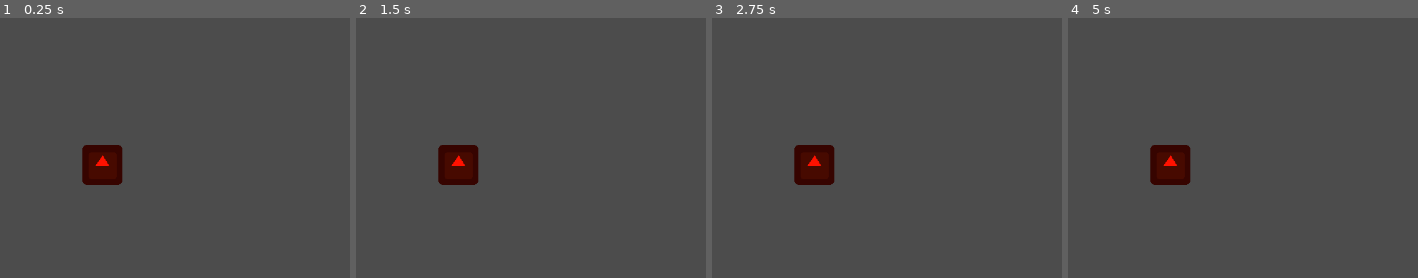
Above: before the commit, frames 1-4 (left to right).
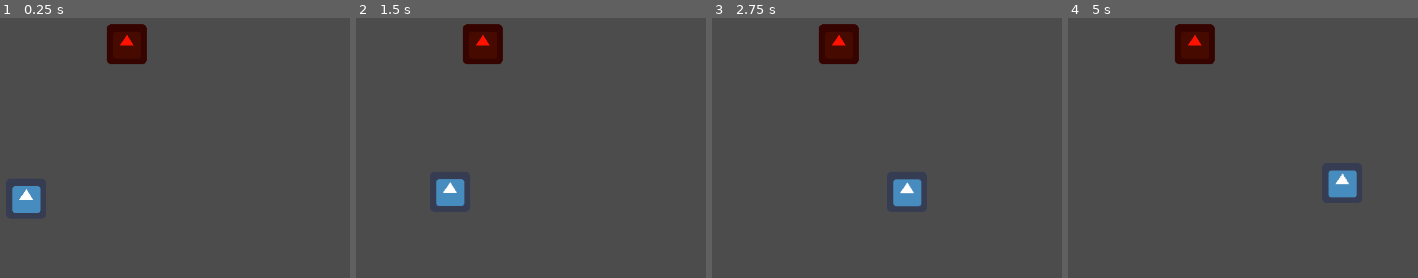
Above: after the commit, the same moments.

Repository: ktosox/GWJ66
Game: Godot game, scene res://experimental.tscn
Two runs of this game, one before a commit and one after it. Both use one fixed random seed, a clock stepped at 60 frames per second and the inputs below. The project has no main scene, so this scene is started directly. The engine's default icon, where the game draws it, is replaced by a stand-in: a white triangle on a blue panel in a dark square.
Inputs (mouse positions are in pixels of both pictures, inside the frame that each line leads up to):
- Up to frame 1 (0.25 s): no input
- Up to frame 2 (1.5 s): tap Enter at 0.5 s; move the mouse to (outside the picture) at 0.52 s; click (outside the picture) at 0.67 s; drag from (573, 246) to (outside the picture) at 1.27 s
- Up to frame 3 (2.75 s): move the mouse to (outside the picture) at 2.02 s; click (outside the picture) at 2.17 s
- Up to frame 4 (5 s): drag from (outside the picture) to (1204, 155) at 2.77 s; move the mouse to (outside the picture) at 3.52 s; click (outside the picture) at 3.67 s; drag from (1204, 155) to (1327, 111) at 4.27 s

The runs differ from the first frame. In frame 1, 4.3% of the frame differs, in the area x 3-42%, y 2-75%; in frame 2, 4.2%; in frame 3, 4.4%; in frame 4, 4.4%, in the area x 23-83%, y 2-70%.

Commit message:
WALKING IS DONE
finally
it took me way too much time, but I have now a walking that works

Diff:
--- a/Game/experimental.gd
+++ b/Game/experimental.gd
@@ -8,29 +8,29 @@
 
 # Called when the node enters the scene tree for the first time.
 func _ready():
-	map = Navigation2DServer.get_maps()[0]
+	map = Navigation2DServer.map_create()
 	Navigation2DServer.map_set_edge_connection_margin(map,35) # this one increases range of polygons connecting
-
-	Navigation2DServer.map_force_update(map) # this one is needed if I dont call a diffrent function like the one above
-	$Icon2/NavigationAgent2D.set_target_location($Icon.position)
-	$Icon2/NavigationAgent2D.set_navigation_map(map)
-#	var region = Navigation2DServer.region_create()
-#	var region2 = Navigation2DServer.region_create()
-#	Navigation2DServer.region_set_map(region,map)
-#	Navigation2DServer.region_set_map(region2,map)
-	#Navigation2DServer.region_set_navpoly(region,$NavigationPolygonInstance.navpoly)
-	#Navigation2DServer.region_set_navpoly(region2,$NavigationPolygonInstance2.navpoly)
-#	print(Navigation2DServer.region_get_connections_count(region) )
 
 
 
 
+	var region = Navigation2DServer.region_create()
+	var region2 = Navigation2DServer.region_create()
+	Navigation2DServer.region_set_map(region,map)
+	Navigation2DServer.region_set_map(region2,map)
+	Navigation2DServer.region_set_navpoly(region,$NavigationPolygonInstance.navpoly)
+	Navigation2DServer.region_set_navpoly(region2,$NavigationPolygonInstance2.navpoly)
+#	print(Navigation2DServer.region_get_connections_count(region) )
+	Navigation2DServer.map_force_update(map) # this one is needed if I dont call a diffrent function like the one above
 
-	pass # Replace with function body.
 
-func _physics_process(delta):
-	$Icon2.global_position = $Icon2/NavigationAgent2D.get_next_location()
 
+
+func _input(event : InputEvent):
+	if event.is_pressed() and event.is_class("InputEventMouseButton"):
+
+
+		$Escapee.move_to_point(get_global_mouse_position(),map)
 
 #
 ## Called every frame. 'delta' is the elapsed time since the previous frame.
--- a/Game/experimental.tscn
+++ b/Game/experimental.tscn
@@ -1,7 +1,8 @@
-[gd_scene load_steps=5 format=2]
+[gd_scene load_steps=7 format=2]
 
 [ext_resource path="res://experimental.gd" type="Script" id=1]
 [ext_resource path="res://icon.png" type="Texture" id=2]
+[ext_resource path="res://stuff/escapee/escapee.tscn" type="PackedScene" id=3]
 
 [sub_resource type="NavigationPolygon" id=1]
 vertices = PoolVector2Array( 550, 245, 911, 401, 408, 279, 404, 548, 334, 359, 286, 137, 369, 130, 117, 449, 301, 404, 69, 571, 217, 23, 489, 41, 180, 123, 80, 107, 21, 305, 189, 369, 577, 130 )
@@ -13,25 +14,25 @@
 polygons = [ PoolIntArray( 0, 1, 2, 3, 4 ) ]
 outlines = [ PoolVector2Array( 538, 326, 499, 309, 454, 415, 548, 512, 671, 476 ) ]
 
+[sub_resource type="Curve2D" id=5]
+_data = {
+"points": PoolVector2Array(  )
+}
+
 [node name="Experimental" type="Node2D"]
 script = ExtResource( 1 )
 
 [node name="NavigationPolygonInstance" type="NavigationPolygonInstance" parent="."]
 navpoly = SubResource( 1 )
 
-[node name="Icon" type="Sprite" parent="."]
-position = Vector2( 199, 267 )
-texture = ExtResource( 2 )
-
-[node name="Line2D" type="Line2D" parent="."]
-default_color = Color( 0.858824, 0.0588235, 0, 1 )
-
 [node name="NavigationPolygonInstance2" type="NavigationPolygonInstance" parent="."]
 navpoly = SubResource( 4 )
 
 [node name="Icon2" type="Sprite" parent="."]
 modulate = Color( 1, 0.0705882, 0, 1 )
-position = Vector2( 202, 59 )
+position = Vector2( 238, 74 )
 texture = ExtResource( 2 )
 
-[node name="NavigationAgent2D" type="NavigationAgent2D" parent="Icon2"]
+[node name="Escapee" parent="." instance=ExtResource( 3 )]
+position = Vector2( 77, 321 )
+curve = SubResource( 5 )
--- /dev/null
+++ b/Game/stuff/escapee/escapee.gd
@@ -0,0 +1,33 @@
+extends Path2D
+
+
+var map
+
+
+func path_to_curve(path : PoolVector2Array):
+	curve.clear_points()
+	var SPREAD = 5 # 10 adds slight wobble - 100 is drunk
+	for point in path:
+		curve.add_point(point-global_position,Vector2(rand_range(-SPREAD,SPREAD),rand_range(-SPREAD,SPREAD)),Vector2(rand_range(-SPREAD,SPREAD),rand_range(-SPREAD,SPREAD)))
+
+	pass
+
+
+func get_path_to_point(target : Vector2):
+	var start = to_global($WhereToGo.position)
+	print(start, " : ",target)
+	return Navigation2DServer.map_get_path(map,start,target,true)
+
+
+
+func move_to_point(global_point : Vector2, map):
+	self.map = map
+	path_to_curve(get_path_to_point(global_point))
+	$AnimationPlayer.stop()
+	$AnimationPlayer.play("New Anim")
+	print(curve._data)
+	pass
+
+func _ready():
+
+	pass
--- /dev/null
+++ b/Game/stuff/escapee/escapee.tscn
@@ -0,0 +1,68 @@
+[gd_scene load_steps=6 format=2]
+
+[ext_resource path="res://icon.png" type="Texture" id=1]
+[ext_resource path="res://stuff/escapee/escapee.gd" type="Script" id=2]
+
+[sub_resource type="CircleShape2D" id=4]
+radius = 31.0
+
+[sub_resource type="Animation" id=2]
+resource_name = "New Anim"
+length = 10.0
+tracks/0/type = "value"
+tracks/0/path = NodePath("WhereToGo:offset")
+tracks/0/interp = 1
+tracks/0/loop_wrap = true
+tracks/0/imported = false
+tracks/0/enabled = true
+tracks/0/keys = {
+"times": PoolRealArray( 0, 10 ),
+"transitions": PoolRealArray( 1, 1 ),
+"update": 0,
+"values": [ 0.0, 1400.0 ]
+}
+
+[sub_resource type="Animation" id=3]
+length = 0.001
+tracks/0/type = "value"
+tracks/0/path = NodePath("WhereToGo:unit_offset")
+tracks/0/interp = 1
+tracks/0/loop_wrap = true
+tracks/0/imported = false
+tracks/0/enabled = true
+tracks/0/keys = {
+"times": PoolRealArray( 0 ),
+"transitions": PoolRealArray( 1 ),
+"update": 0,
+"values": [ 0.0 ]
+}
+
+[node name="Escapee" type="Path2D"]
+script = ExtResource( 2 )
+
+[node name="WhereToGo" type="PathFollow2D" parent="."]
+position = Vector2( 0, 1 )
+rotation = -3.1029
+rotate = false
+loop = false
+
+[node name="Mover" type="KinematicBody2D" parent="WhereToGo"]
+
+[node name="RigidBody2D" type="RigidBody2D" parent="."]
+mode = 2
+
+[node name="Icon" type="Sprite" parent="RigidBody2D"]
+texture = ExtResource( 1 )
+
+[node name="PinJoint2D" type="PinJoint2D" parent="RigidBody2D"]
+node_a = NodePath("../../WhereToGo/Mover")
+node_b = NodePath("..")
+bias = 0.424
+softness = 4.76
+
+[node name="CollisionShape2D" type="CollisionShape2D" parent="RigidBody2D"]
+shape = SubResource( 4 )
+
+[node name="AnimationPlayer" type="AnimationPlayer" parent="."]
+"anims/New Anim" = SubResource( 2 )
+anims/RESET = SubResource( 3 )
--- /dev/null
+++ b/Game/world/game_level.gd
@@ -0,0 +1,5 @@
+extends Node2D
+
+func _ready():
+	$NavigationPolygonInstance.navpoly.add_outline($Polygon2D.polygon)
+	$NavigationPolygonInstance.navpoly.make_polygons_from_outlines()
--- /dev/null
+++ b/Game/world/test_game_level.tscn
@@ -0,0 +1,33 @@
+[gd_scene load_steps=5 format=2]
+
+[ext_resource path="res://world/game_level.gd" type="Script" id=1]
+[ext_resource path="res://stuff/escapee/escapee.tscn" type="PackedScene" id=2]
+
+[sub_resource type="NavigationPolygon" id=1]
+
+[sub_resource type="RectangleShape2D" id=2]
+
+[node name="TestGameLevel" type="Node2D"]
+script = ExtResource( 1 )
+
+[node name="SuperSpecialTestUI" type="Control" parent="."]
+margin_right = 1388.0
+margin_bottom = 744.0
+
+[node name="Line2D" type="Line2D" parent="."]
+
+[node name="Polygon2D" type="Polygon2D" parent="."]
+color = Color( 1, 1, 1, 0 )
+polygon = PoolVector2Array( 48, 32, 54, 668, 913, 665, 911, 621, 269, 476, 765, 169, 533, 36, 280, 199 )
+
+[node name="NavigationPolygonInstance" type="NavigationPolygonInstance" parent="."]
+navpoly = SubResource( 1 )
+
+[node name="Escapee" parent="." instance=ExtResource( 2 )]
+position = Vector2( 531, 378 )
+
+[node name="StaticBody2D" type="StaticBody2D" parent="."]
+position = Vector2( 348, 562 )
+
+[node name="CollisionShape2D" type="CollisionShape2D" parent="StaticBody2D"]
+shape = SubResource( 2 )
